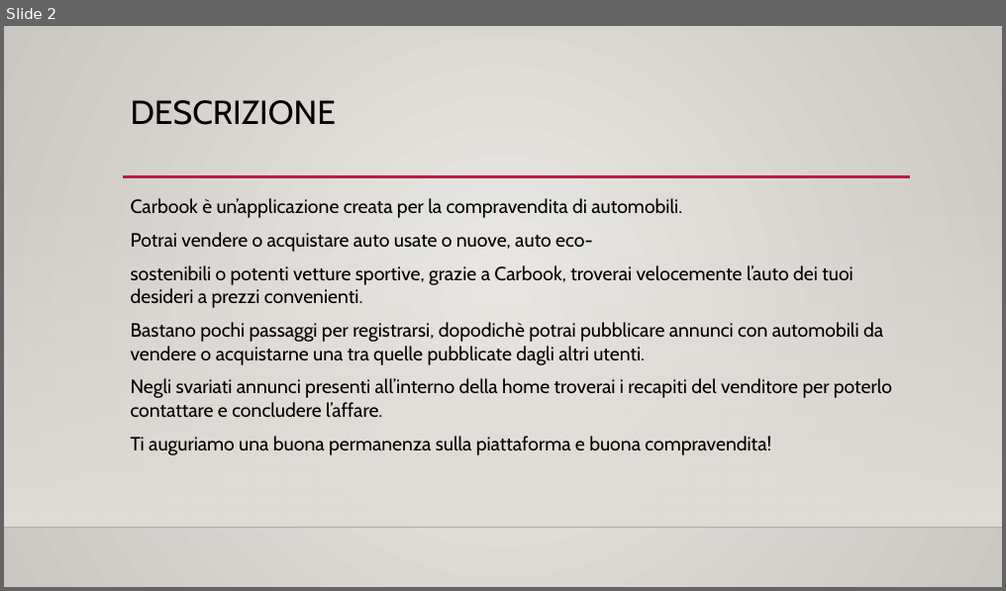
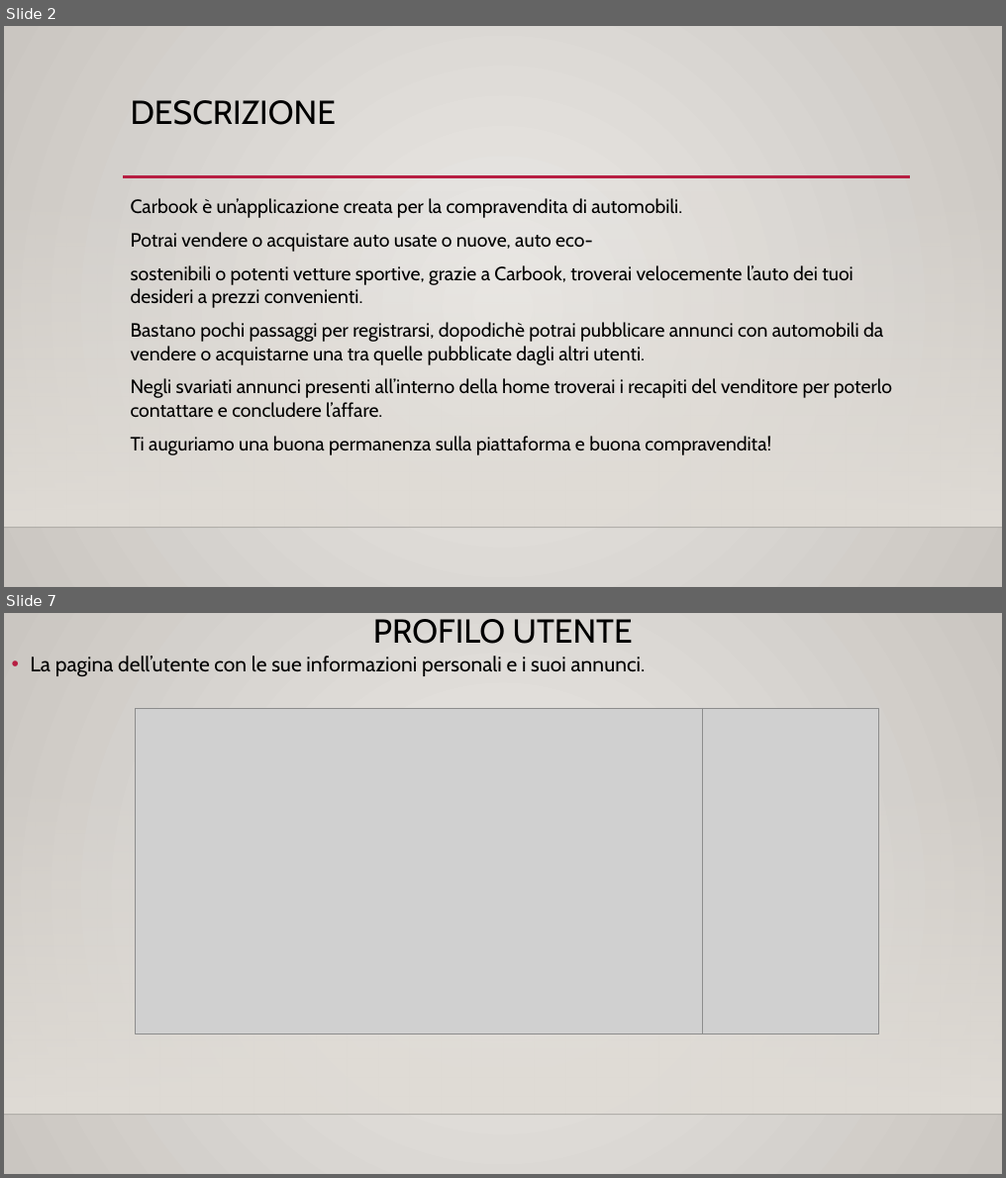
Before and after one commit to LucaNastasi/LibroAuto, a slide deck: presentazione.pptx. Shown one above the other, each under a label of ours: slide 2 before the commit, slides 2 and 7 after it; the slides between them are not shown. The pictures are 1006x591 and 1006x1178 pixels, drawn with LibreOffice and Linux fonts; fonts in the diff are those of the drawing; grey boxes stand for pictures; background and template pictures are left out. Boxes give left, top, right and bottom in pixels: in the first picture for what was removed or moved away, otherwise in the second. Text is boxed around its words. In the diff, an @@ line names an element or a change of style, - is before the commit and + after.

```diff
--- a/presentazione.pptx
+++ b/presentazione.pptx
@@ slide 7 added at bbox=[4, 613, 1002, 1174], background gradient #ECEAE7 to #CAC7C1; not listed: 2 template elements that a slide beside it also shows @@
@@ title added at bbox=[373, 619, 633, 644], 32 pt, text #000000 @@
+PROFILO UTENTE
@@ text added at bbox=[30, 656, 646, 676], 20 pt, text #000000 @@
+• La pagina dell’utente con le sue informazioni personali e i suoi annunci.
@@ picture added at bbox=[135, 708, 703, 1034] @@
@@ picture added at bbox=[703, 708, 879, 1034] @@
```
Also in this commit, not shown: 1 slide changed, 5 other slides added, 13 other files.
